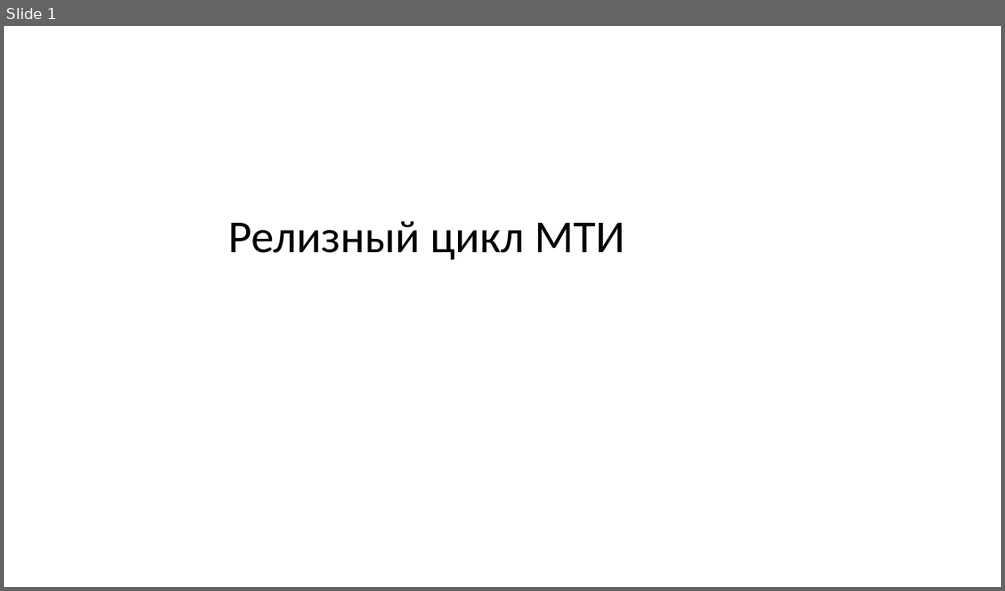
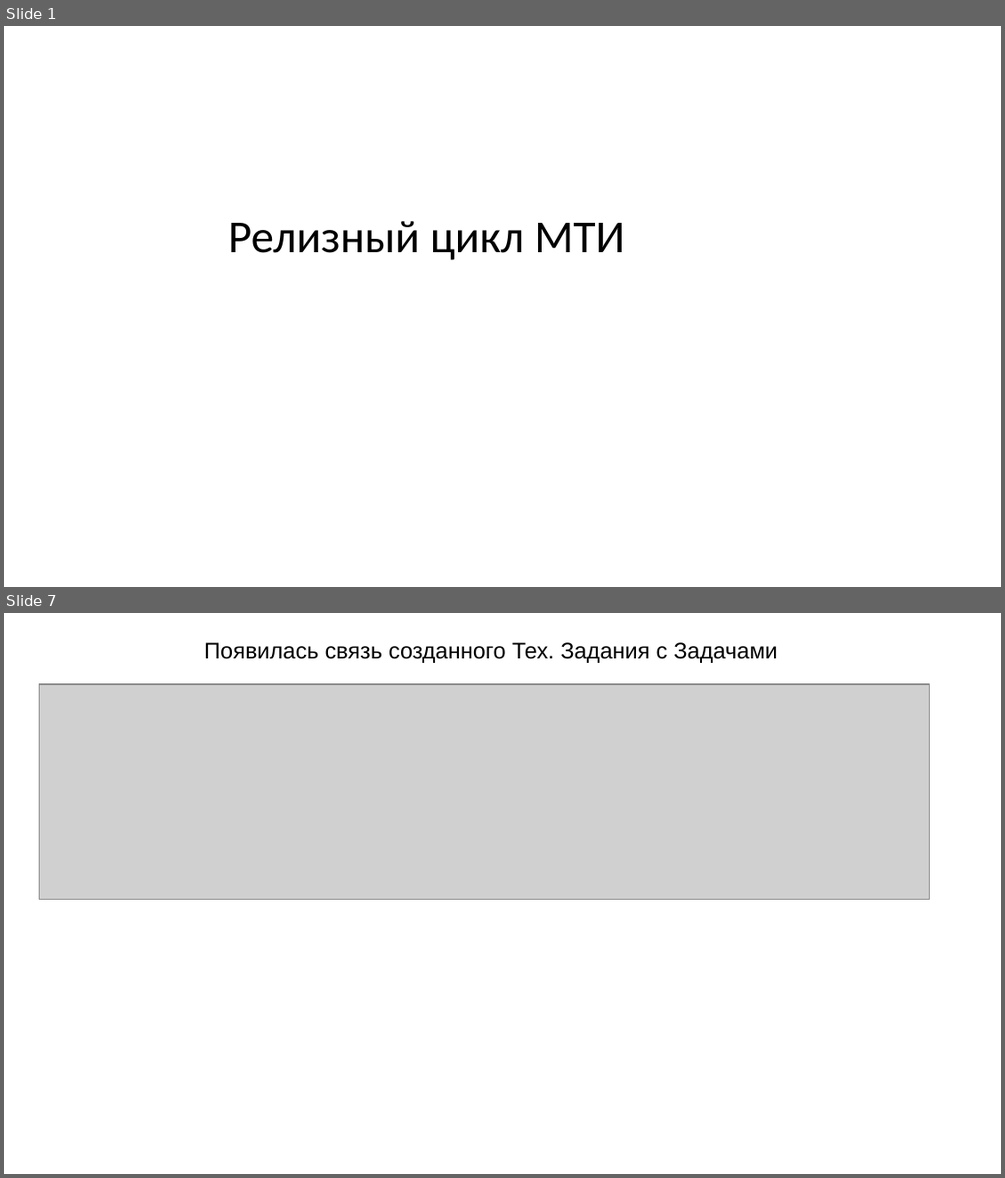
Before and after one commit to akharkov88/Project_Efim_new, a slide deck: Презентация с релизами.pptx. Shown one above the other, each under a label of ours: slide 1 before the commit, slides 1 and 7 after it; the slides between them are not shown. The pictures are 1005x591 and 1005x1178 pixels, drawn with LibreOffice and Linux fonts; fonts in the diff are those of the drawing; grey boxes stand for pictures. Boxes give left, top, right and bottom in pixels: in the first picture for what was removed or moved away, otherwise in the second. Text is boxed around its words. In the diff, an @@ line names an element or a change of style, - is before the commit and + after.

```diff
--- a/Презентация с релизами.pptx
+++ b/Презентация с релизами.pptx
@@ slide 7 added at <box>4,613,1001,1174</box>, background #FFFFFF @@
@@ text added at <box>204,642,777,663</box>, 18 pt, text #000000 @@
+Появилась связь созданного Тех. Задания с Задачами
@@ picture added at <box>40,684,930,900</box> @@
```
Also in this commit, not shown: 2 slides changed, 6 other slides added, 7 other files.
